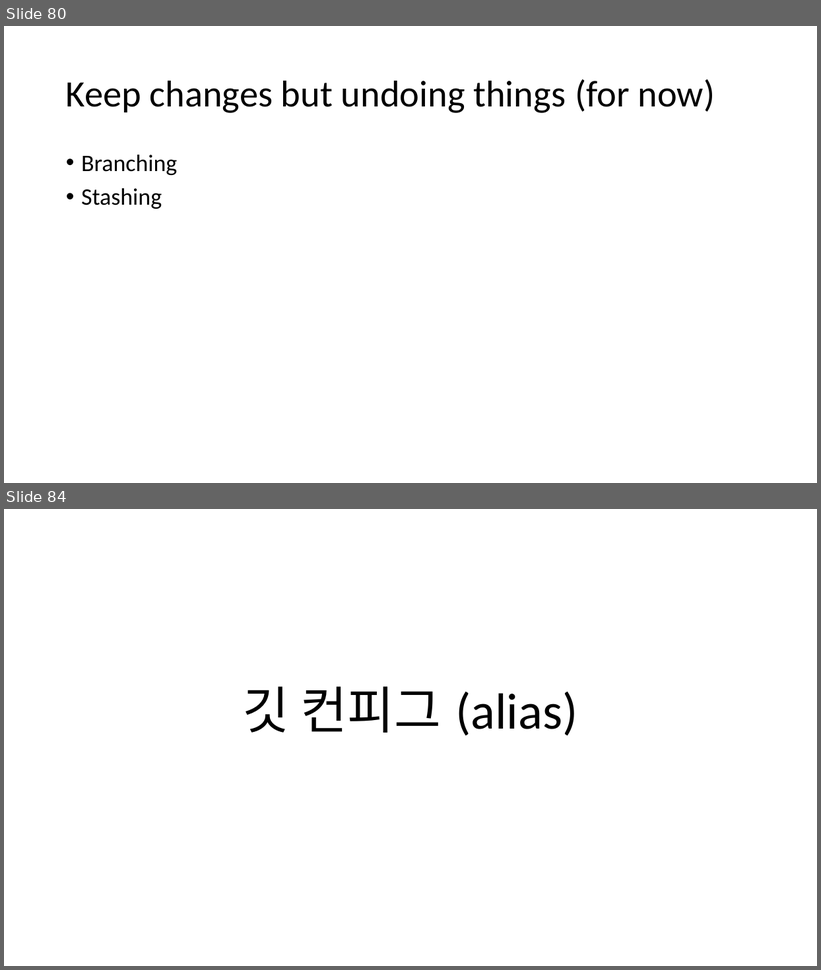
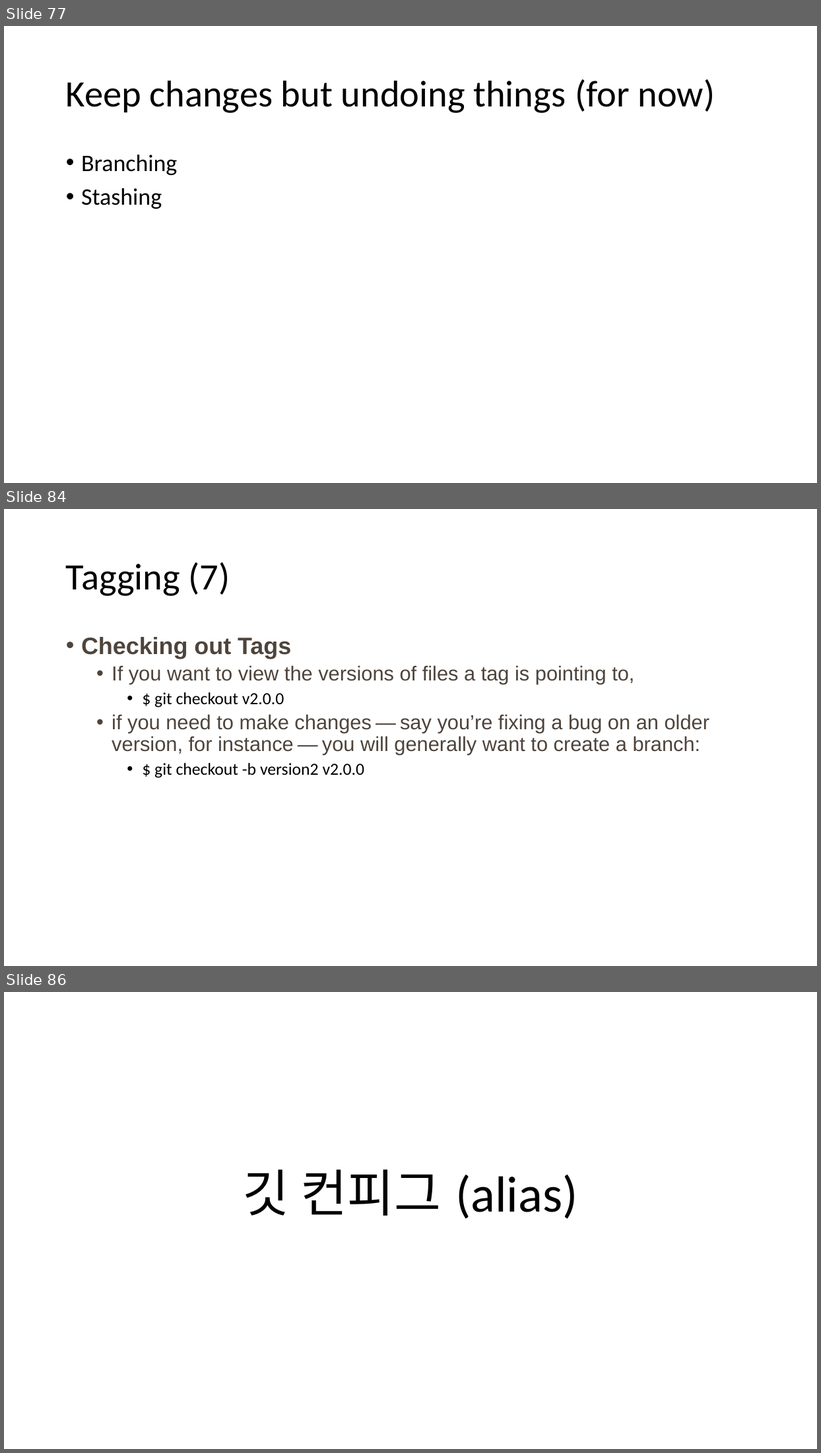
Before and after one commit to wontheone1/learning-git-ppt, a slide deck: learning_git.pptx. Shown one above the other, each under a label of ours: slides 80 and 84 before the commit, slides 77, 84 and 86 after it; the slides between them are not shown. The pictures are 821x970 and 821x1453 pixels, drawn with LibreOffice and Linux fonts; fonts in the diff are those of the drawing. Boxes give left, top, right and bottom in pixels: in the first picture for what was removed or moved away, otherwise in the second. Text is boxed around its words. In the diff, an @@ line names an element or a change of style, - is before the commit and + after.

```diff
--- a/learning_git.pptx
+++ b/learning_git.pptx
@@ slide 84 added at <box>4,509,817,966</box>, background #FFFFFF @@
@@ title added at <box>66,562,230,596</box>, 44 pt, text #000000 @@
+Tagging (7)
@@ text added at <box>81,637,710,778</box>, 24 pt, text #4E443C @@
+• Checking out Tags
+  • If you want to view the versions of files a tag is pointing to,
+    • $ git checkout v2.0.0
+  • if you need to make changes — say you’re fixing a bug on an older version, for instance — you will generally want to create a branch:
+    • $ git checkout -b version2 v2.0.0
@@ what was slide 80 is now slide 77 @@
@@ what was slide 84 is now slide 86 @@
```
Also in this commit, not shown: 4 slides changed, 12 other slides added, 12 slides removed.
